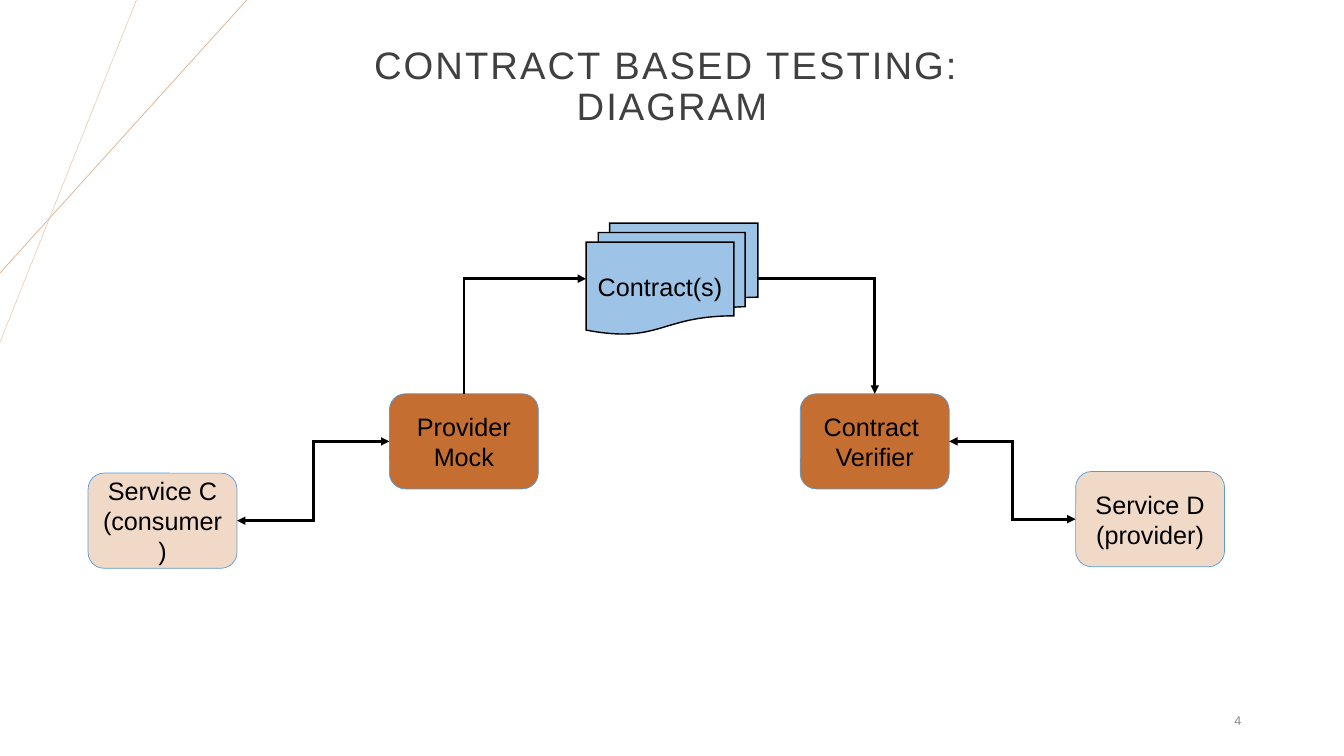
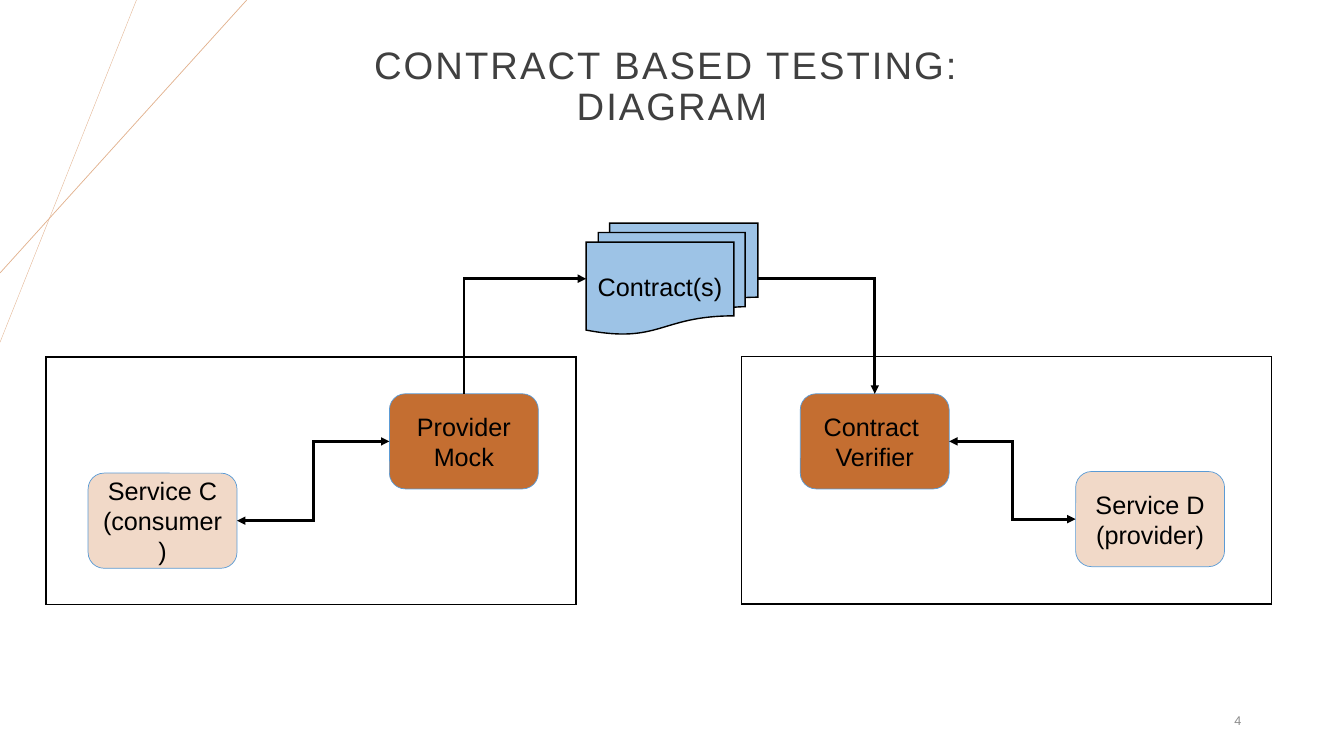
Before and after one commit to oscarmoraperez/aka-plattform, a slide deck: slide 4 of .doc/Contract based testing.pptx. Drawn at 1344x756 pixels with LibreOffice and Linux fonts; fonts in the diff are those of the drawing. Boxes give left, top, right and bottom in pixels: in the first picture for what was removed or moved away, otherwise in the second. Text is boxed around its words. In the diff, an @@ line names an element or a change of style, - is before the commit and + after.

```diff
--- a/.doc/Contract based testing.pptx
+++ b/.doc/Contract based testing.pptx
@@ rectangle added at [46,357,577,605], outline #000000 1 pt @@
@@ rectangle added at [742,356,1272,604], outline #000000 1 pt @@
```
Also in this commit, not shown: 5 other slides changed, 1 slide removed.
